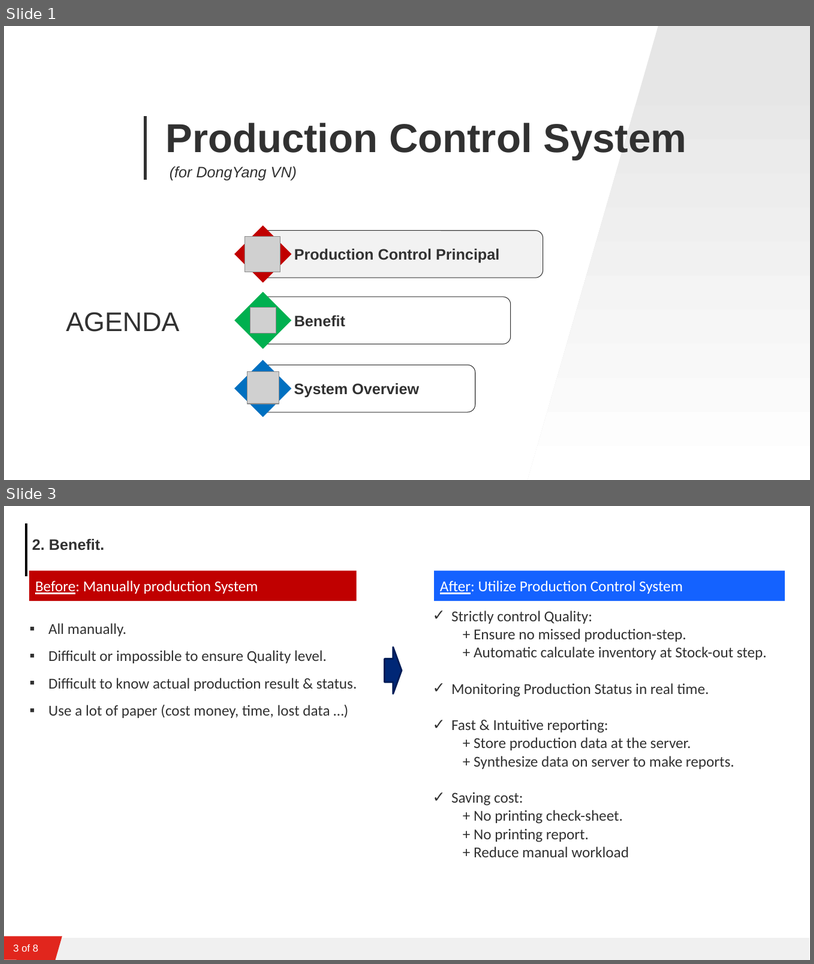
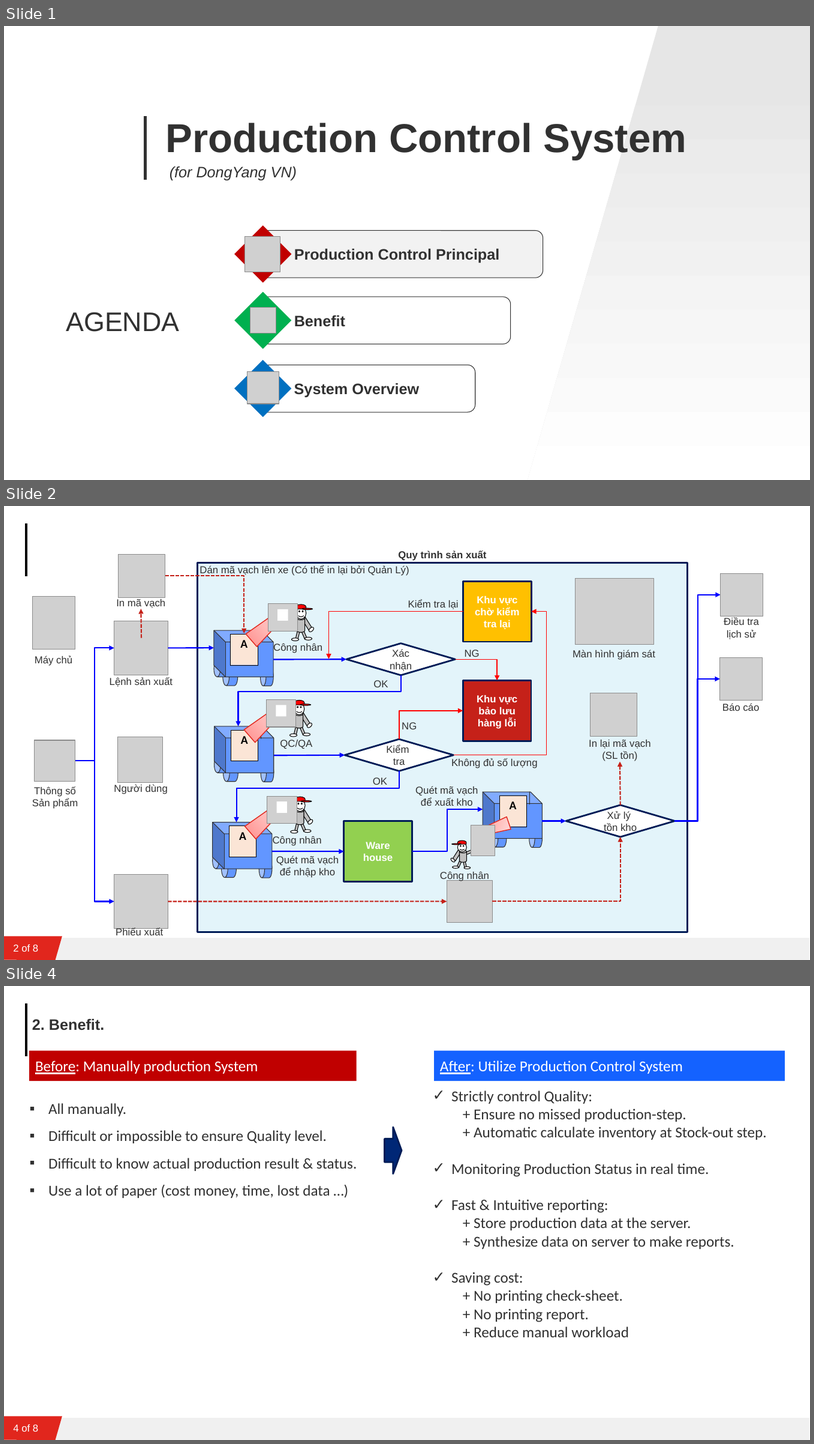
Before and after one commit to nguyenkhanh277/DongYang, a slide deck: Document/DONGYANG.pptx. Shown one above the other, each under a label of ours: slides 1 and 3 before the commit, slides 1, 2 and 4 after it; the slides between them are not shown. The pictures are 814x964 and 814x1444 pixels, drawn with LibreOffice and Linux fonts; fonts in the diff are those of the drawing; grey boxes stand for pictures; background and template pictures are left out. Boxes give left, top, right and bottom in pixels: in the first picture for what was removed or moved away, otherwise in the second. Text is boxed around its words. In the diff, an @@ line names an element or a change of style, - is before the commit and + after.

Commit message:
Bổ sung chức năng check barcode khi scan mã vạch và chỉnh màu của nút chọn

```diff
--- a/Document/DONGYANG.pptx
+++ b/Document/DONGYANG.pptx
@@ slide 2 added at box(4, 506, 810, 960), background #FFFFFF; not listed: 4 template elements that a slide beside it also shows @@
@@ group added at box(32, 550, 763, 935): 28 texts, 19 rectangles, 16 cylinders, 16 ellipses, 15 pictures, 13 elbow arrows, 8 arrows, 8 parallelograms, 4 cubes, 4 lines, 4 trapezoids, 4 smiley faces, 4 flow chart delays, 3 diamonds @@
+Thông số
+Sản phẩm
+Lệnh sản xuất
+Quy trình sản xuất
+Người dùng
+Phiếu xuất
+A
+In mã vạch
+A
+Xác nhận
+Dán mã vạch lên xe (Có thể in lại bởi Quản Lý)
+NG
+Công nhân
+OK
+Kiểm
+tra
+QC/QA
+Khu vực bảo lưu hàng lỗi
+Khu vực chờ kiểm tra lại
+NG
+A
+Công nhân
+Ware
+house
+OK
+Kiểm tra lại
+Không đủ số lượng
+Quét mã vạch
+để nhập kho
+Máy chủ
+A
+In lại mã vạch (SL tồn)
+Công nhân
+Xử lý
+tồn kho
+Báo cáo
+Điều tra lịch sử
+Quét mã vạch để xuất kho
+Màn hình giám sát
@@ what was slide 3 is now slide 4 @@
@@ page number at box(13, 1424, 38, 1431): text changed @@
-3 of 8
+4 of 8
```
Also in this commit, not shown: 4 other files.
